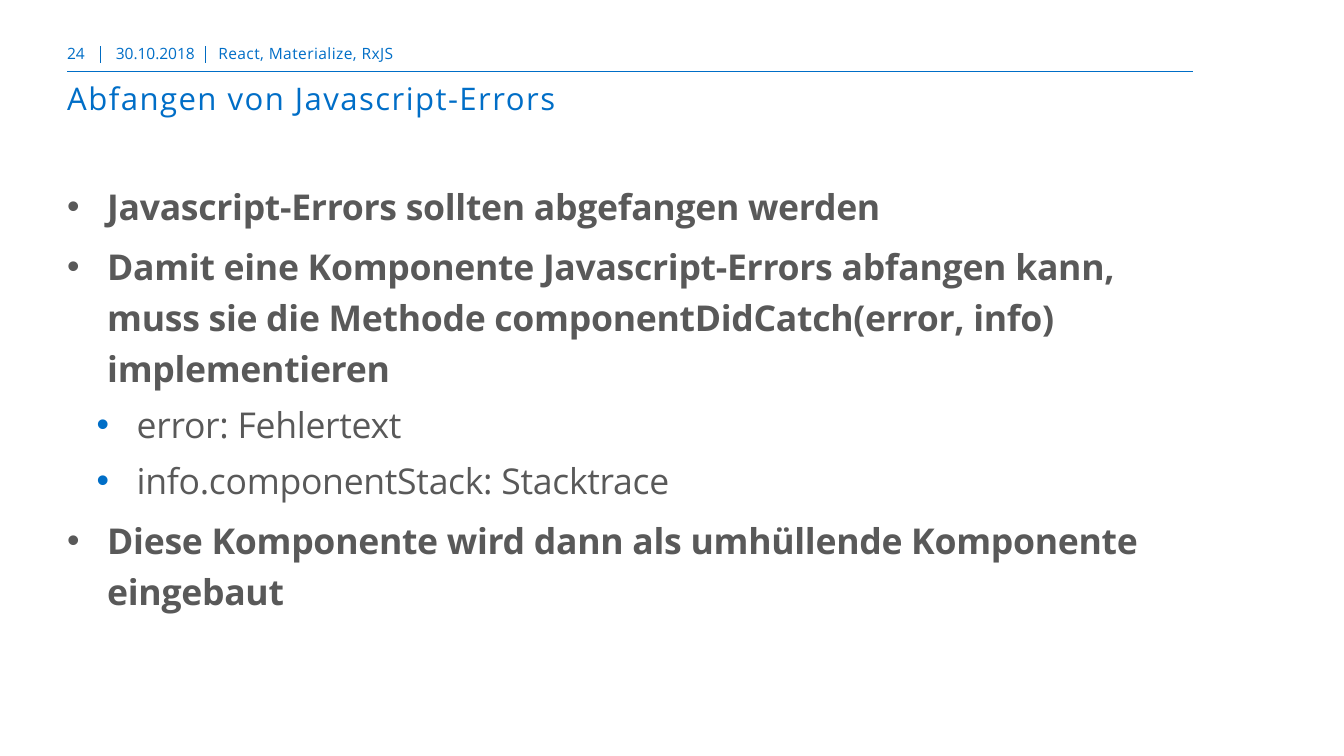
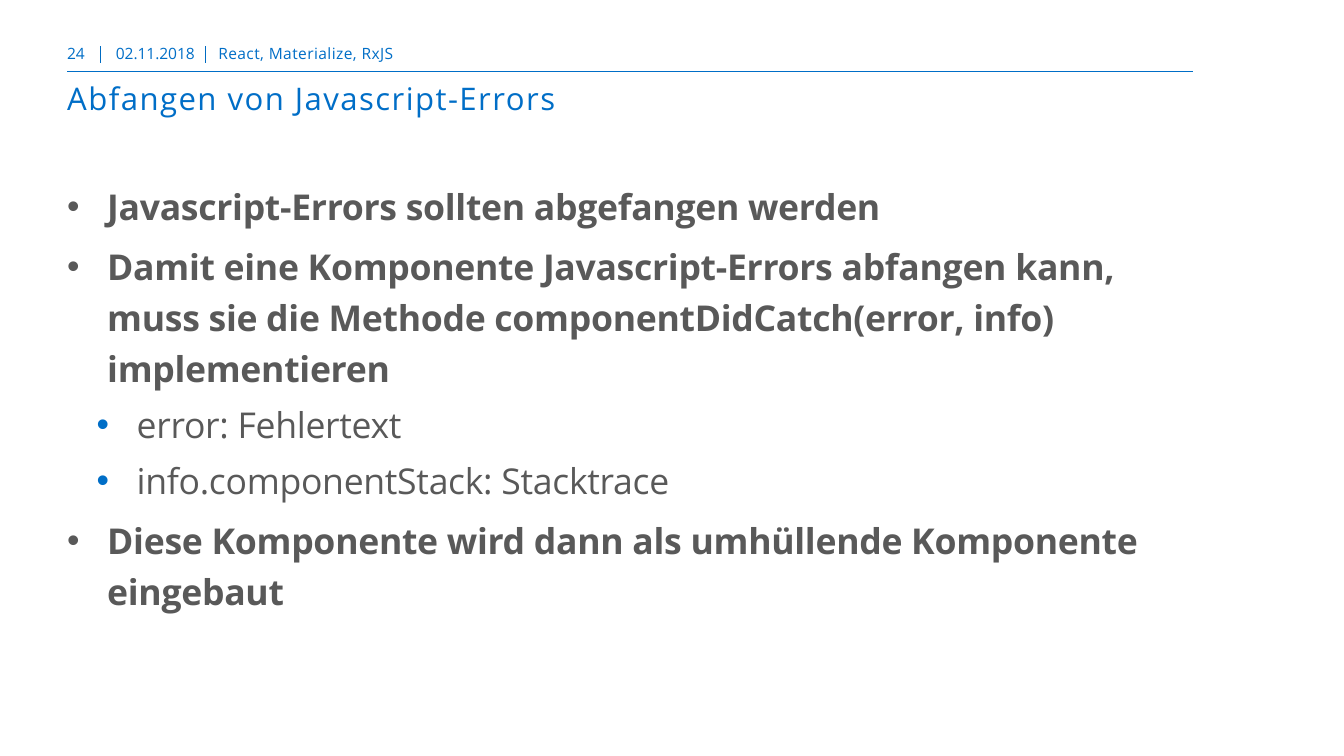
Before and after one commit to markusborer/ReactSample, a slide deck: slide 24 of React.pptx. Drawn at 1344x756 pixels with LibreOffice and Linux fonts; fonts in the diff are those of the drawing; background and template pictures are left out. Boxes give left, top, right and bottom in pixels: in the first picture for what was removed or moved away, otherwise in the second. Text is boxed around its words. In the diff, an @@ line names an element or a change of style, - is before the commit and + after.

```diff
--- a/React.pptx
+++ b/React.pptx
@@ text at (116,47,195,59): text changed @@
-30.10.2018
+02.11.2018
```
Also in this commit, not shown: 40 other slides changed, 1 other file.
